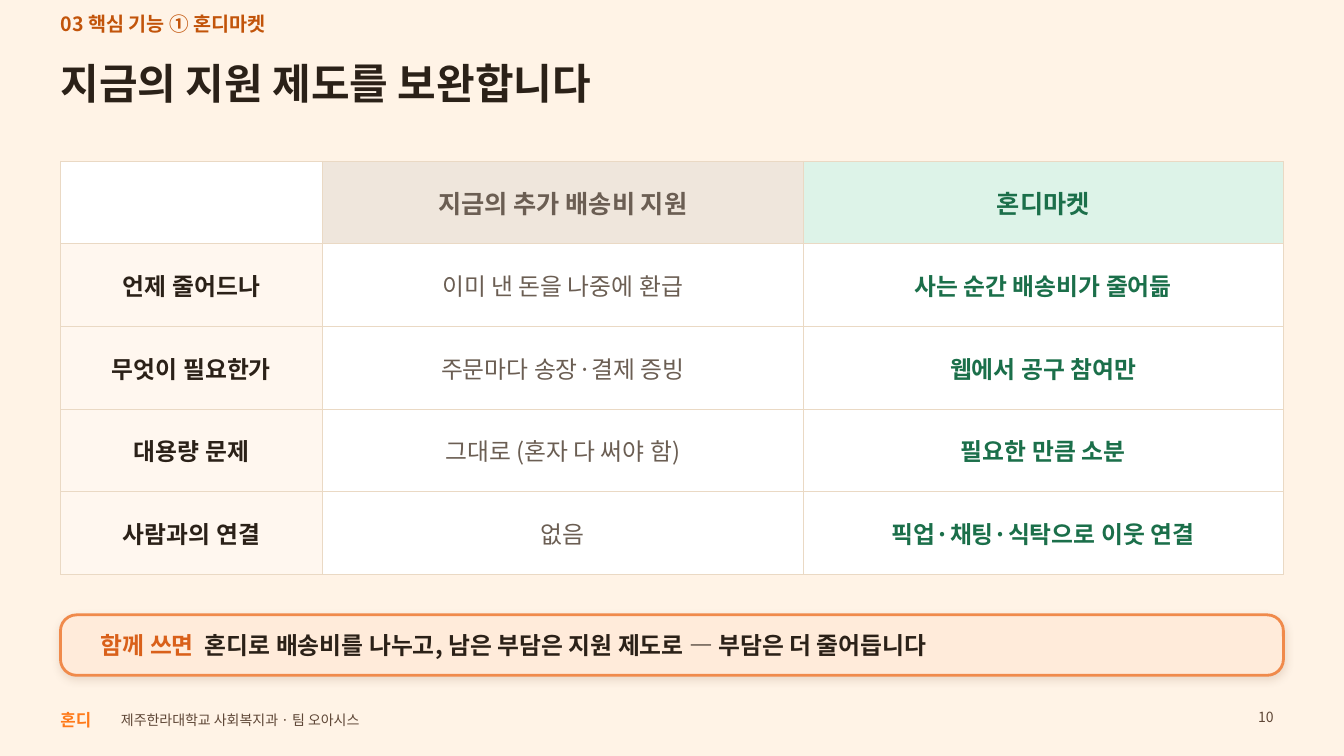
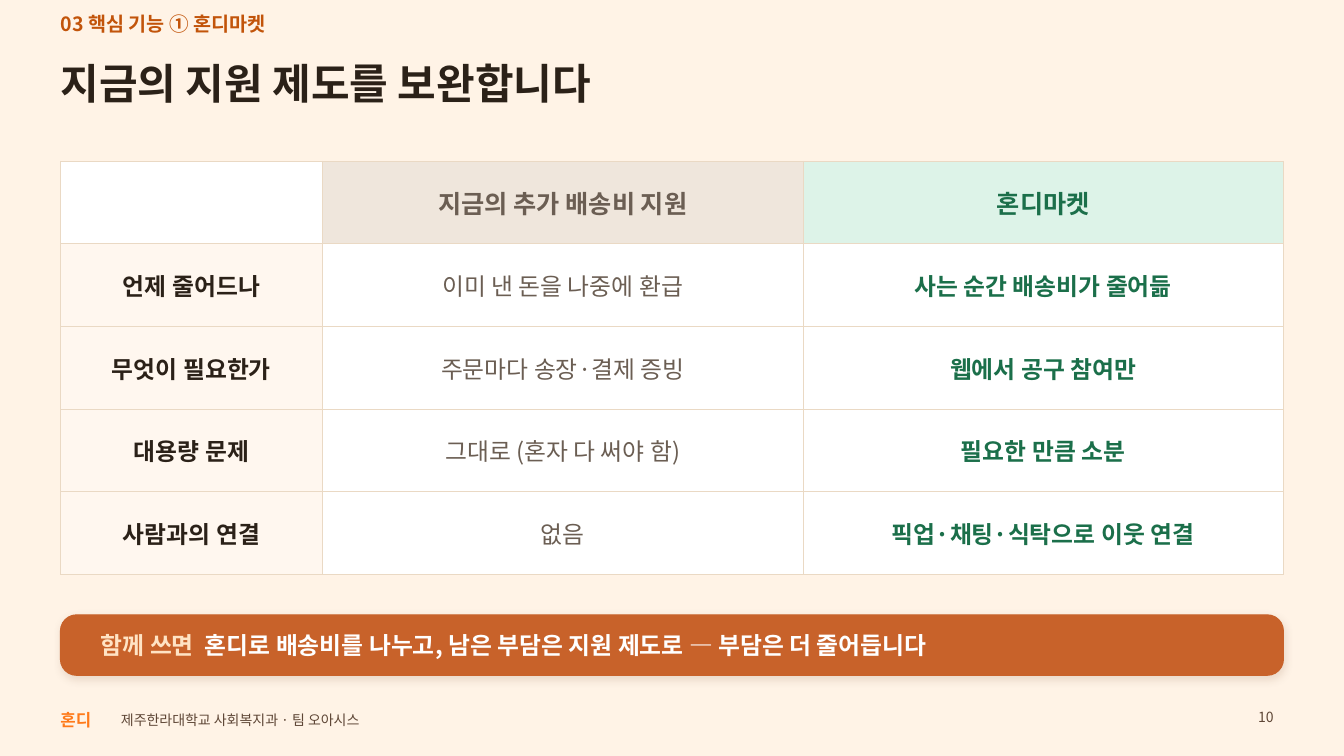
Before and after one commit to oasishondi/oasishondi.github.io, a slide deck: slide 10 of print/Hondi_presentation.pptx. Drawn at 1344x756 pixels with LibreOffice and Linux fonts; fonts in the diff are those of the drawing. Boxes give left, top, right and bottom in pixels: in the first picture for what was removed or moved away, otherwise in the second. Text is boxed around its words. In the diff, an @@ line names an element or a change of style, - is before the commit and + after.

```diff
--- a/print/Hondi_presentation.pptx
+++ b/print/Hondi_presentation.pptx
@@ rounded rectangle at (60, 615, 1284, 676): fill #FFEBDA to #C8622A; outline #F08A4B 2 pt to #C8622A 0.75 pt @@
@@ text "함께 쓰면 혼디로 배송비를 나누고, ..." at (101, 634, 927, 659): text colour #D9601A to #FFE3C4 in "함께 쓰면"; text colour #2B2118 to #FFFFFF in "혼디로 배송비를 나누고, 남은 부담은 지원 제도로 ..." @@
```
Also in this commit, not shown: 6 other slides changed, 1 other file.
